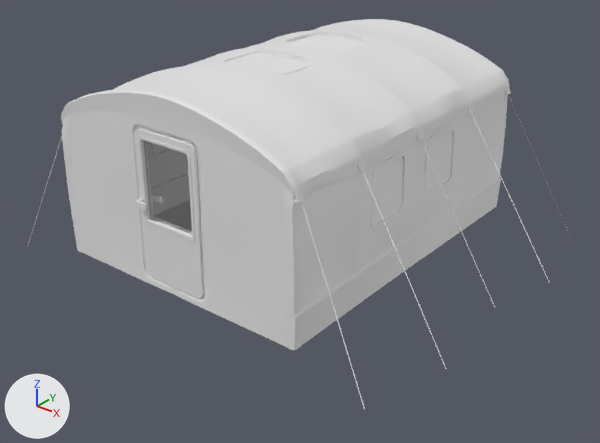
Before and after pictures for a commit that changed the FBX model Assets/_Assets/Models/Base_Tent.fbx.
One viewpoint serves both versions: a 50 mm lens placed at (6.0, -7.42, 4.88), pointed at (0.25, -0.24, 0.43). Lighting does not change. The marker at lower left points along +X, +Y and +Z. Where no turn or scale is listed for an object, it has been applied to the vertices.

The first picture shows 'researchTent_v1', 'tentDoor_01', 'top_tentWindows'.
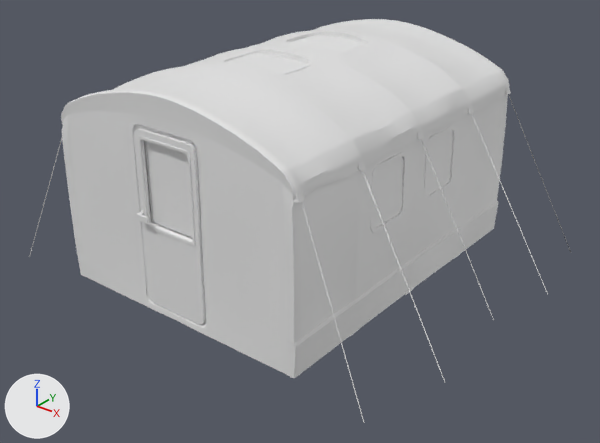
The newer file is also turned or shifted as a whole; pictures and numbers use the older file's frame.

Location of each change, (x1, y1, x2, y2) in pixels of the pictures (600 x 443 px; the box of a moved part takes in the faces that stretch with it):
'researchTent_v1', reshaped
    before: (27, 19, 573, 410)
    after: (29, 19, 571, 423)
'tentDoor_01', reshaped (16% taller)
    before: (134, 128, 204, 298)
    after: (134, 128, 206, 325)
'tentDoor_glass_01', added
    after: (146, 141, 192, 237)
part 1 of me_cube_068, moved or reshaped (not visible afterwards)
    before: (152, 193, 163, 204)
part 2 of me_cube_068, moved or reshaped
    before: (135, 197, 148, 211)
    after: (137, 210, 149, 224)
part 3 of me_cube_068, moved or reshaped
    before: (140, 140, 204, 298)
    after: (140, 140, 206, 325)
part 4 of me_cube_068, moved or reshaped
    before: (137, 139, 157, 223)
    after: (137, 139, 157, 228)
part 5 of me_cube_068, moved or reshaped
    before: (149, 218, 195, 241)
    after: (150, 223, 195, 246)
part 6 of me_cube_092, moved or reshaped
    before: (362, 170, 446, 369)
    after: (362, 170, 445, 382)
part 7 of me_cube_092, moved or reshaped
    before: (72, 174, 501, 350)
    after: (76, 201, 498, 378)
part 8 of me_cube_092, moved or reshaped
    before: (27, 94, 573, 410)
    after: (29, 94, 571, 423)
part 9 of me_cube_092, moved or reshaped
    before: (152, 149, 454, 261)
    after: (371, 177, 453, 287)

What changed in the scene script:
```text
Change me_cube_068:
    used by ob_tentdoor_01; location = (0.45, -2.08, 1.14)
    remove me_cube_068.from_pydata(...)  # 428 vertices, 388 faces; spans x -0.88..-0.01, y -0.12..0.12, z -0.87..0.87
    add me_cube_068.from_pydata(...)  # 428 vertices, 388 faces; spans x -0.88..-0.01, y -0.12..0.12, z -1.2..0.87
    me_cube_068 part 1: the loose piece of 60 vertices spanning x -0.88..-0.7, y 0.04..0.12, z -0.01..0.1 is moved by (0.0, 0.0, -0.16)
    me_cube_068 part 2: the loose piece of 60 vertices spanning x -0.88..-0.7, y -0.12..-0.04, z -0.01..0.1 is moved by (0.0, 0.0, -0.16)
    me_cube_068 part 3: all 42 vertices in x -0.88..-0.01, y -0.04..0.04, z -0.87..-0.79 are moved by (0.0, 0.0, -0.33)
    me_cube_068 part 4: 56 of the vertices in x -0.82..-0.73, y -0.05..0.05, z -0.18..-0.1 are moved by (0.0, 0.0, -0.06)
    me_cube_068 part 5: 48 of the vertices in x -0.16..-0.07, y -0.05..0.05, z -0.18..-0.12 are moved by (0.0, 0.0, -0.06)
Change me_cube_092:
    used by ob_researchtent_v1; location = (0.0, 0.0, 0.0)
    remove me_cube_092.from_pydata(...)  # 4042 vertices, 3742 faces; spans x -2.98..2.98, y -2.23..2.25, z -0.04..2.5
    add me_cube_092.from_pydata(...)  # 4042 vertices, 3742 faces; spans x -2.98..2.98, y -2.23..2.25, z -0.19..2.5
    me_cube_092 part 6: the loose piece of 5 vertices spanning x 1.69..2.89, y -1.21..-1.07, z -0.04..1.78 is scaled about its middle by (1, 1, 1.09), then moved by (0.0, 0.0, -0.08)
    me_cube_092 part 7: all 714 vertices in x -1.72..1.72, y -2.14..2.23, z 0.17..0.6 are moved by (0.0, 0.0, -0.33)
    me_cube_092 part 8: 302 of the vertices in x -2.98..2.98, y -2.23..2.25, z -0.04..1.46 are moved by (0.0, 0.0, -0.16)
    me_cube_092 part 9: 336 of the vertices in x -1.71..1.71, y -0.84..0.89, z 0.95..1.21 are moved by (0.0, 0.0, -0.04)
Add me_cube_205:
    me_cube_205.from_pydata(...)  # 28 vertices, 1 face; spans x -0.335..0.335, y 0.0, z -0.35..0.605
Add ob_tentdoor_glass_01:
    ob_tentdoor_glass_01 = bpy.data.objects.new('tentDoor_glass_01', me_cube_205)
    ob_tentdoor_glass_01.location = (0.0, -2.06, 1.29)
```
